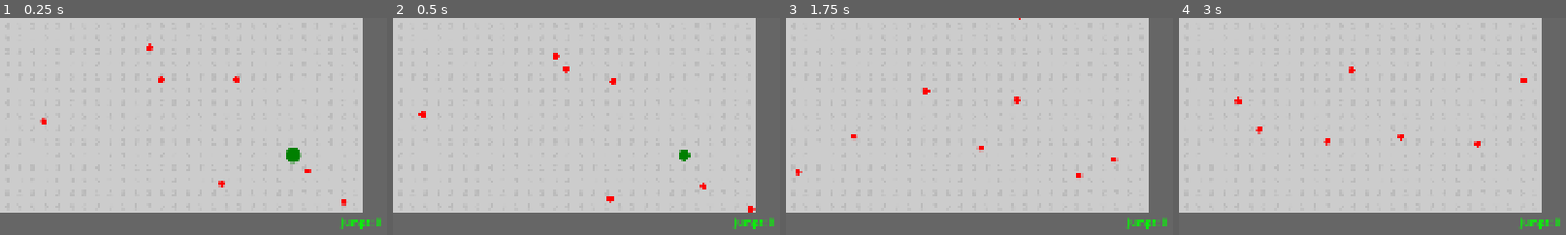
Above: before the commit, frames 1-4 (left to right).
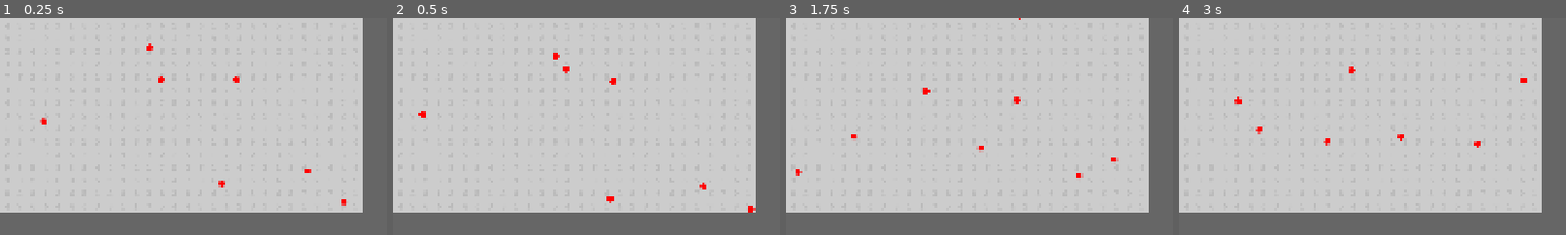
Above: after the commit, the same moments.

Repository: njamster/gmtk_jam_2026
Game: Godot game, scene res://game.tscn
Two runs of this game, one before a commit and one after it. Both use one fixed random seed, a clock stepped at 60 frames per second and the inputs below.
Inputs:
- Up to frame 1 (0.25 s): no input
- Up to frame 2 (0.5 s): no input
- Up to frame 3 (1.75 s): hold D (move_right) 0.53-1.28 s; hold S (move_down) from 1.28 s (still down)
- Up to frame 4 (3 s): release S (move_down) at 2.03 s; hold D (move_right) 2.03-2.78 s; hold W (move_up) from 2.78 s (still down)
The pictures show only the part of the screen within x 50-100%, y 50-100%; the shares and areas given below are measured in that part.

The runs differ from the first frame. In frame 1, 0.5% of the frame differs, in the area x 73-99%, y 59-98%; in frame 2, 0.4%; in frame 3, 0.3%; in frame 4, 0.3%.

Commit message:
Return to one player mode for now

Diff:
--- a/autoloads/global.gd
+++ b/autoloads/global.gd
@@ -4,7 +4,7 @@
 
 var tile_size := 32
 
-var num_players := 2
+var num_players := 1
 var num_enemies := 20
 
 # cheat codes :D
--- a/game.gd
+++ b/game.gd
@@ -27,5 +27,7 @@
 func _process(delta: float) -> void:
 	survival_time += delta
 	$SurvivalTime.text = "%02d:%02d" % [survival_time / 60, fmod(survival_time, 60)]
-	$JumpsP1.text = "Jumps: " + str(Global.stats[0].jumps)
-	$JumpsP2.text = "Jumps: " + str(Global.stats[1].jumps)
+	if Global.num_players >= 1:
+		$JumpsP1.text = "Jumps: " + str(Global.stats[0].jumps)
+	if Global.num_players >= 2:
+		$JumpsP2.text = "Jumps: " + str(Global.stats[1].jumps)
--- a/game.tscn
+++ b/game.tscn
@@ -66,7 +66,6 @@
 grow_vertical = 0
 theme_override_colors/font_color = Color(0, 0, 1, 1)
 theme_override_font_sizes/font_size = 24
-text = "0"
 
 [node name="JumpsP2" type="Label" parent="." unique_id=1765374364]
 layout_mode = 1
@@ -83,4 +82,3 @@
 grow_vertical = 0
 theme_override_colors/font_color = Color(0, 1, 0, 1)
 theme_override_font_sizes/font_size = 24
-text = "0"
